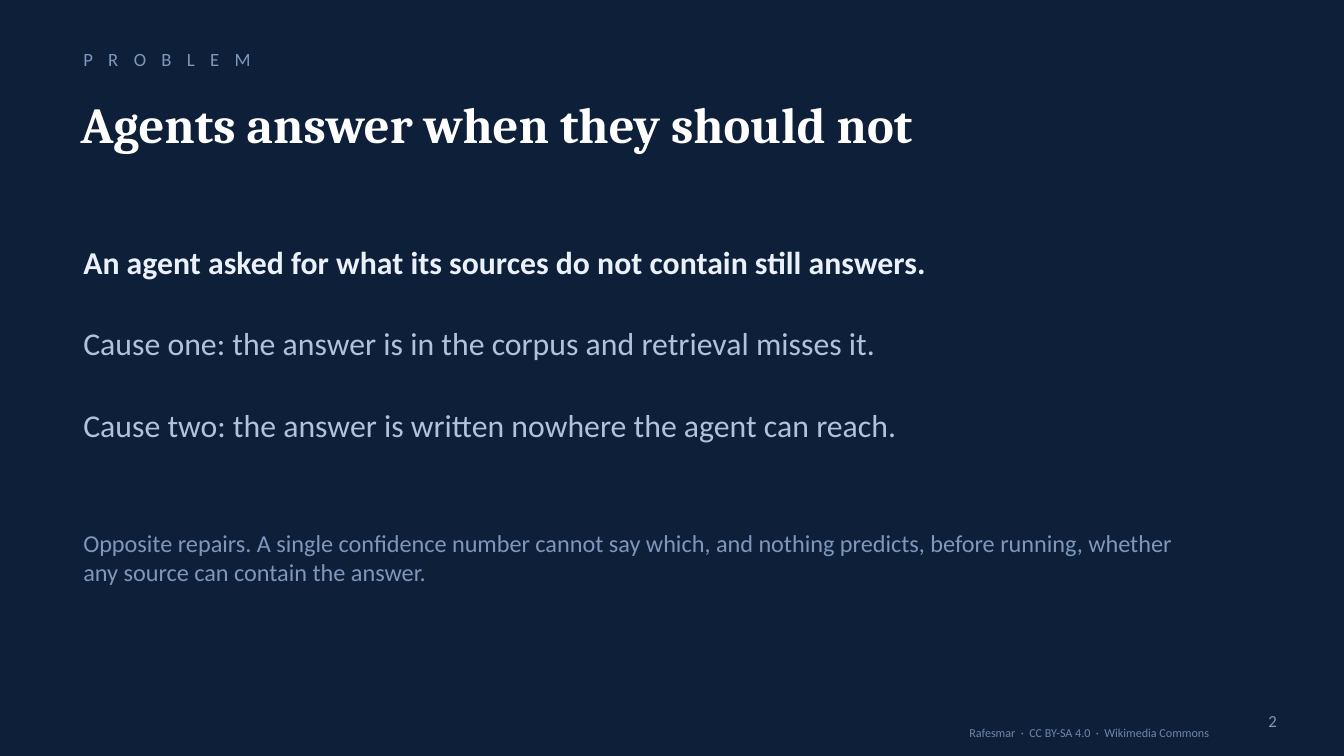
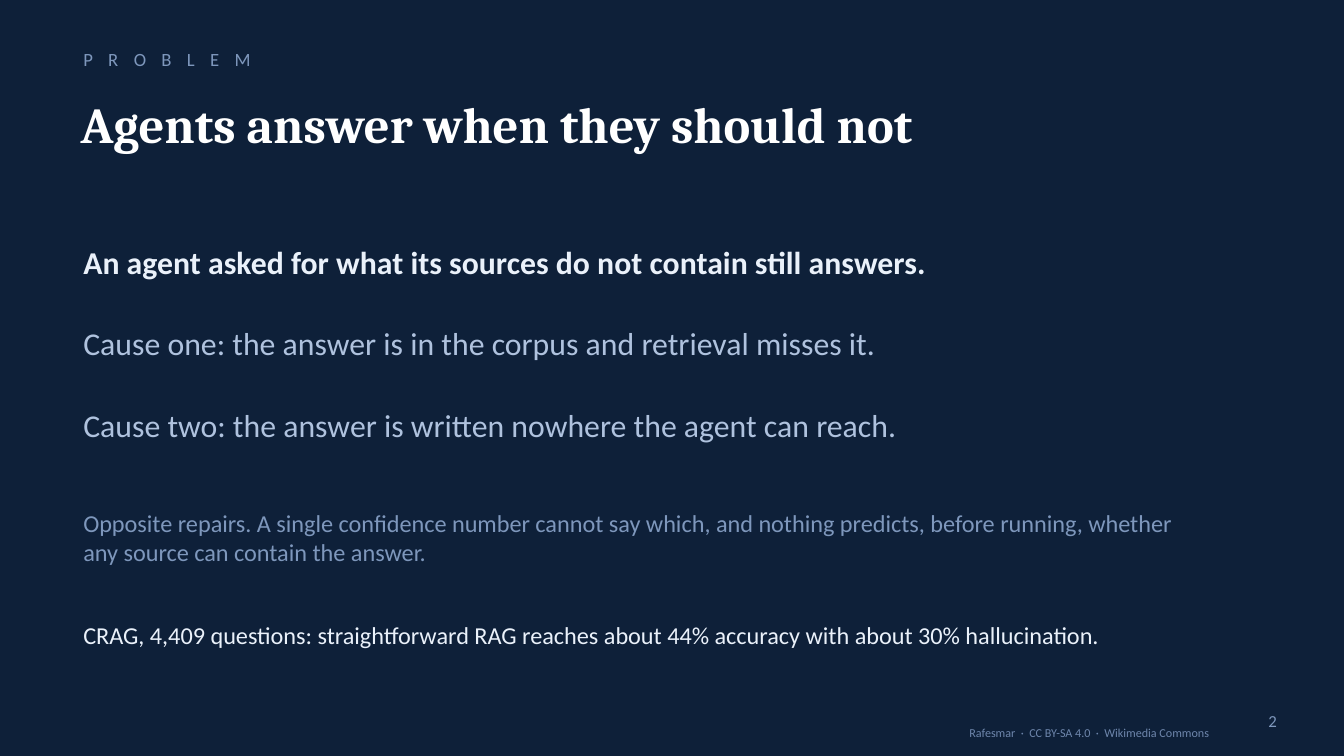
Before and after one commit to shecode-hue/knowing-where-not-to-look, a slide deck: slide 2 of presentation/knowing_where_not_to_look.pptx. Drawn at 1344x756 pixels with LibreOffice and Linux fonts; fonts in the diff are those of the drawing; background and template pictures are left out. Boxes give left, top, right and bottom in pixels: in the first picture for what was removed or moved away, otherwise in the second. Text is boxed around its words. In the diff, an @@ line names an element or a change of style, - is before the commit and + after.

Commit message:
Sample sizes on every claim: in the plates' axis labels and on each slide
Dissociation plate labels carry n = 2,706 and n = 738 per arm; the depth
plate carries per-class n; the inversion plate states 293 questions by
ten samples in its axis label. Result 3 gains an n-held-out column, the
calibration and fusion slides state their 293, 207, 195 and 70, and the
problem slide quotes CRAG's 44% accuracy, 30% hallucination baseline.

```diff
--- a/presentation/knowing_where_not_to_look.pptx
+++ b/presentation/knowing_where_not_to_look.pptx
@@ text "Opposite repairs. A single confidence ...": place and size @@
-text "Opposite repairs. A single confidence ..." at [83,535,1171,585]
+text "Opposite repairs. A single confidence ..." at [83,515,1171,565]
@@ text added at [83,627,1098,648], 13 pt, text #EAF1FA @@
+CRAG, 4,409 questions: straightforward RAG reaches about 44% accuracy with about 30% hallucination.
```
Also in this commit, not shown: 4 other slides changed, 4 other files.
